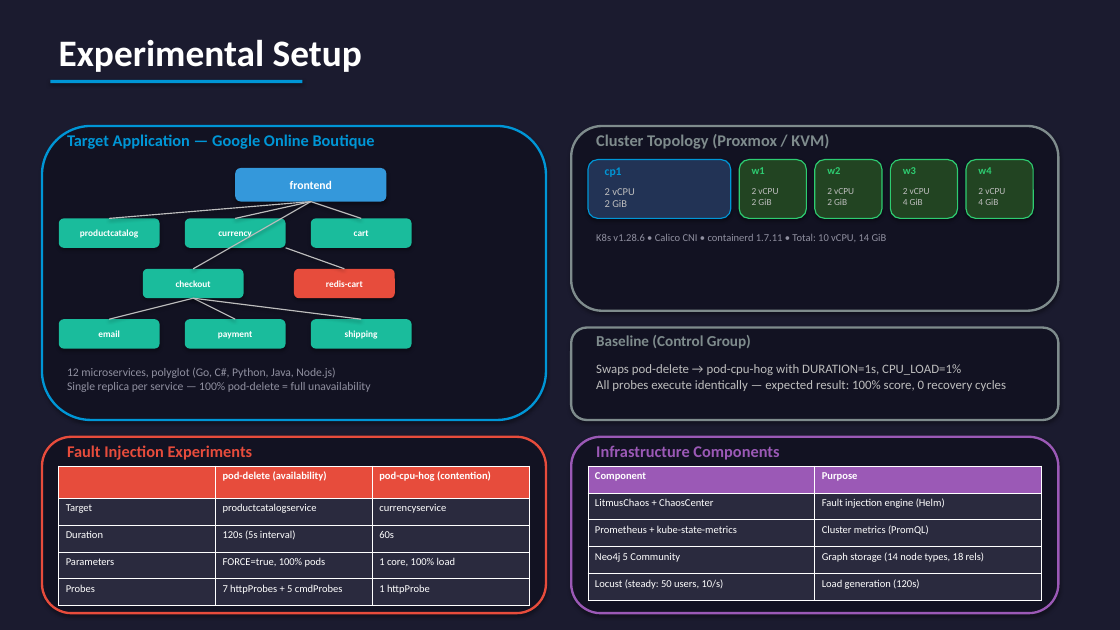
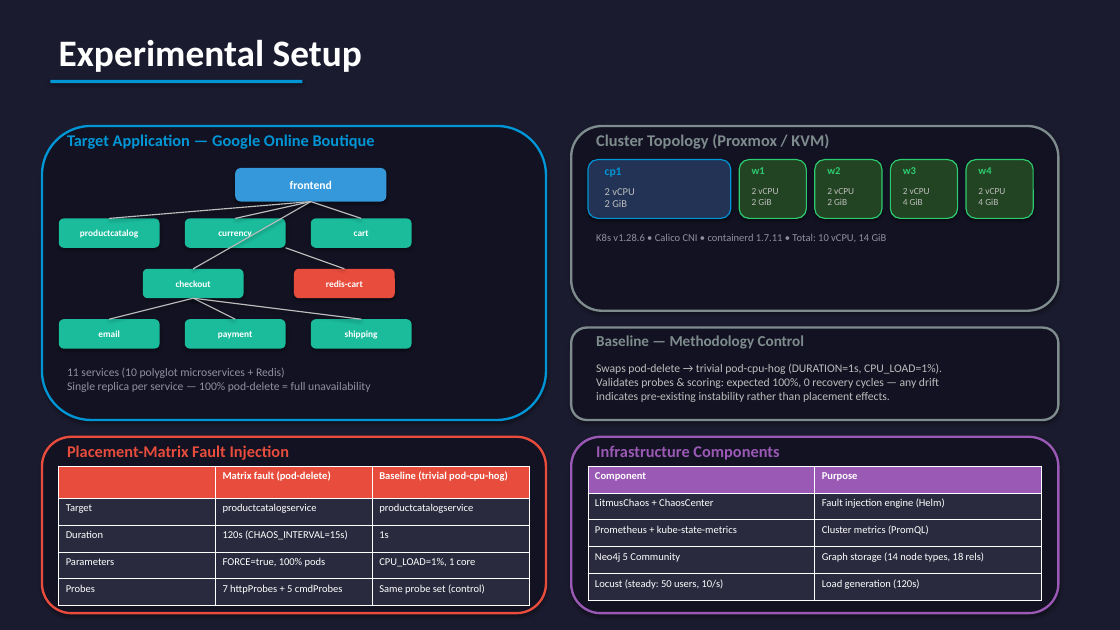
Before and after one commit to yhu02/uva-msc-thesis, a slide deck: slide 6 of ChaosProbe_Presentation.pptx. Drawn at 1120x630 pixels with LibreOffice and Linux fonts; fonts in the diff are those of the drawing. Boxes give left, top, right and bottom in pixels: in the first picture for what was removed or moved away, otherwise in the second. Text is boxed around its words. In the diff, an @@ line names an element or a change of style, - is before the commit and + after.

```diff
--- a/ChaosProbe_Presentation.pptx
+++ b/ChaosProbe_Presentation.pptx
@@ text at [596,335,804,349]: text changed @@
-Baseline (Control Group)
+Baseline — Methodology Control
@@ text at [67,368,370,392]: text changed @@
-12 microservices, polyglot (Go, C#, Python, Java, Node.js)
-Single replica per service — 100% pod-delete = full unavailability
+11 services (10 polyglot microservices + Redis)
+Single replica per service — 100% pod-delete = full unavailability
@@ text at [596,363,942,402]: text changed; size 11 to 10 pt @@
-Swaps pod-delete → pod-cpu-hog with DURATION=1s, CPU_LOAD=1%
-All probes execute identically — expected result: 100% score, 0 recovery cycles
+Swaps pod-delete → trivial pod-cpu-hog (DURATION=1s, CPU_LOAD=1%).
+Validates probes & scoring: expected 100%, 0 recovery cycles — any drift
+indicates pre-existing instability rather than placement effects.
@@ text at [67,445,289,460]: text changed @@
-Fault Injection Experiments
+Placement-Matrix Fault Injection
@@ table at [59,466,530,601] @@
-row 1, column 2: pod-delete (availability)
+row 1, column 2: Matrix fault (pod-delete)
-row 1, column 3: pod-cpu-hog (contention)
+row 1, column 3: Baseline (trivial pod-cpu-hog)
-row 2, column 3: currencyservice
+row 2, column 3: productcatalogservice
-row 3, column 2: 120s (5s interval)
+row 3, column 2: 120s (CHAOS_INTERVAL=15s)
-row 3, column 3: 60s
+row 3, column 3: 1s
-row 4, column 3: 1 core, 100% load
+row 4, column 3: CPU_LOAD=1%, 1 core
-row 5, column 3: 1 httpProbe
+row 5, column 3: Same probe set (control)
```
Also in this commit, not shown: 6 other slides changed, 3 other files.
